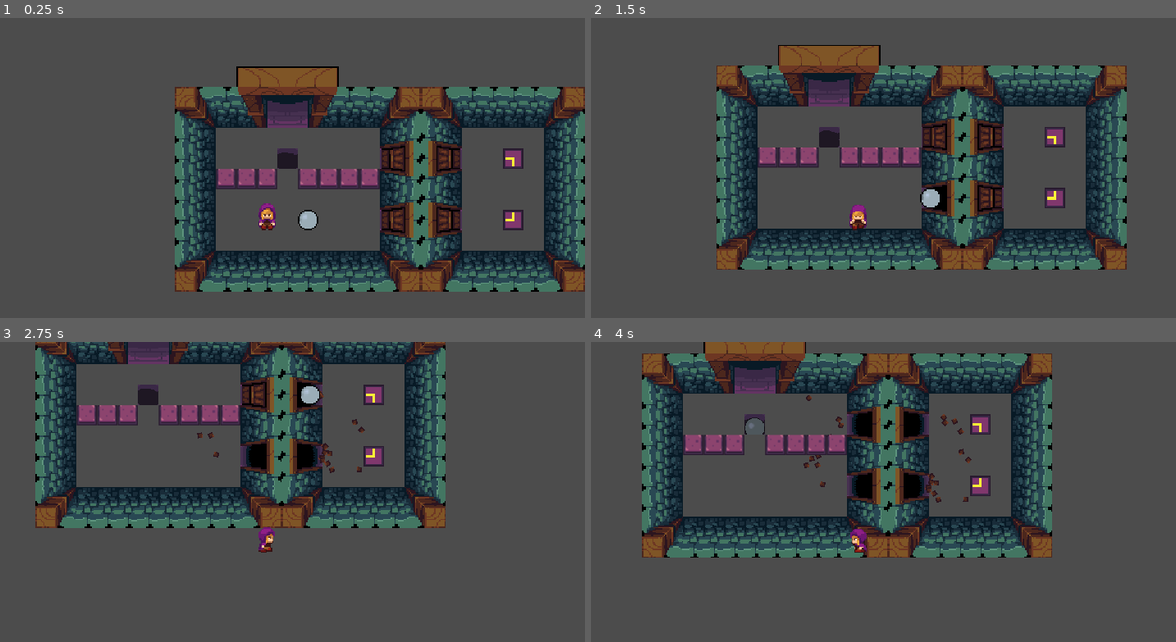
Above: before the commit, frames 1-4 (two rows, left to right).
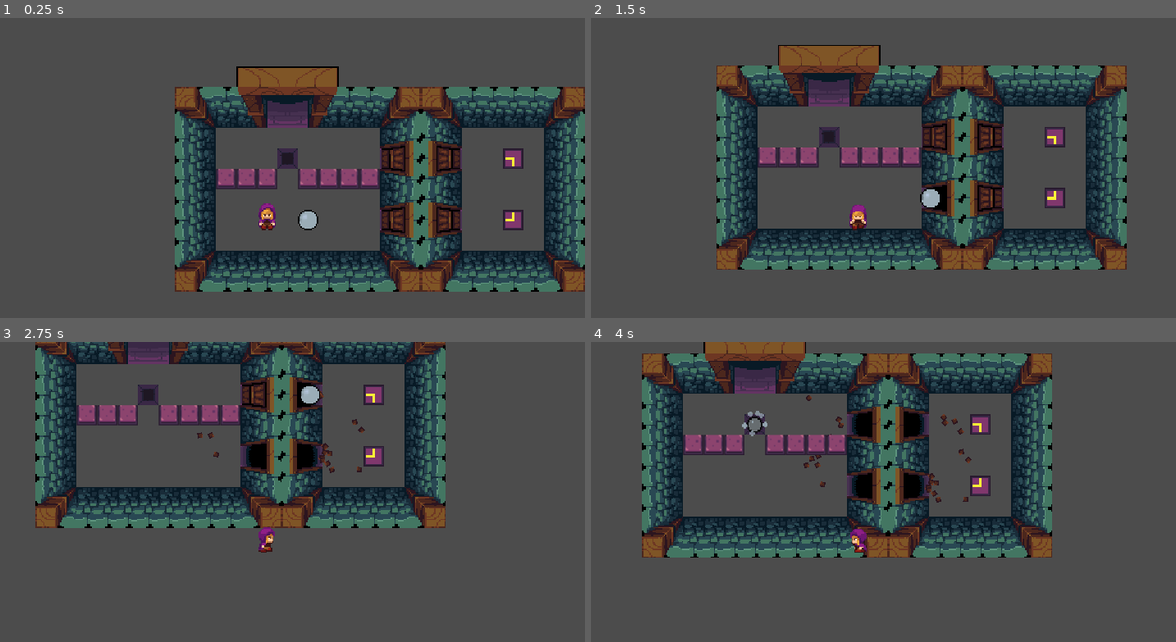
Above: after the commit, the same moments.

Repository: bc5g15/rock-push
Game: Godot game, scene res://Levels/3-2.tscn
The game is run twice, just before and just after one commit, with the same random seed, the same clock (stepped at 60 frames per second) and the same inputs. This scene is started directly instead of the project's main scene.
Inputs:
- Up to frame 1 (0.25 s): no input
- Up to frame 2 (1.5 s): tap Enter (ui_accept) at 0.5, 0.77 s; hold D (right) 0.53-1.28 s; hold S (down) from 1.28 s (still down)
- Up to frame 3 (2.75 s): tap Enter (ui_accept) at 1.52 s; release S (down) at 2.03 s; hold D (right) from 2.03 s (still down)
- Up to frame 4 (4 s): release D (right) at 2.78 s; hold W (up) 2.78-3.53 s; tap Enter (ui_accept) at 3.02, 3.77 s; hold A (left) from 3.53 s (still down)

The runs differ from the first frame. In frame 1, 0.1% of the frame differs, in the area x 47-51%, y 43-51%; in frame 2, less than 0.1%; in frame 3, less than 0.1%; in frame 4, 0.2%, in the area x 25-31%, y 22-32%.

Commit message:
Add dust cloud particles to hole

Diff:
--- a/Prefabs/Hole.tscn
+++ b/Prefabs/Hole.tscn
@@ -1,30 +1,34 @@
-[gd_scene load_steps=7 format=2]
+[gd_scene load_steps=9 format=2]
 
-[ext_resource path="res://Assets/Hole-Full.png" type="Texture" id=1]
-[ext_resource path="res://Assets/Hole-Open.png" type="Texture" id=2]
+[ext_resource path="res://Assets/SmallHoleOpen.png" type="Texture" id=1]
+[ext_resource path="res://Assets/SmallHoleFull.png" type="Texture" id=2]
 [ext_resource path="res://Prefabs/scripts/Hole.gd" type="Script" id=3]
+[ext_resource path="res://Assets/Dustmote.png" type="Texture" id=4]
 
 [sub_resource type="SpriteFrames" id=1]
 animations = [ {
-"frames": [ ExtResource( 2 ) ],
+"frames": [ ExtResource( 1 ) ],
 "loop": true,
 "name": "open",
 "speed": 5.0
 }, {
-"frames": [ ExtResource( 1 ) ],
+"frames": [ ExtResource( 2 ) ],
 "loop": true,
 "name": "full",
 "speed": 5.0
 } ]
 
 [sub_resource type="CircleShape2D" id=2]
-radius = 8.0
+radius = 4.0
 
 [sub_resource type="RectangleShape2D" id=3]
-extents = Vector2( 15.7242, 15.5263 )
+extents = Vector2( 8, 8 )
+
+[sub_resource type="Gradient" id=4]
+offsets = PoolRealArray( 0, 0.00645161, 1 )
+colors = PoolColorArray( 0, 0, 0, 1, 1, 1, 1, 1, 1, 1, 1, 0 )
 
 [node name="Hole" type="Node2D"]
-scale = Vector2( 0.5, 0.5 )
 script = ExtResource( 3 )
 
 [node name="AnimatedSprite" type="AnimatedSprite" parent="."]
@@ -33,7 +37,7 @@
 centered = false
 
 [node name="HoleFill" type="Area2D" parent="."]
-position = Vector2( 16, 16 )
+position = Vector2( 8, 8 )
 collision_layer = 0
 collision_mask = 4
 
@@ -41,10 +45,25 @@
 shape = SubResource( 2 )
 
 [node name="PlayerBlock" type="StaticBody2D" parent="."]
-position = Vector2( 16, 16 )
+position = Vector2( 8, 8 )
 collision_layer = 1024
 collision_mask = 0
 
 [node name="CollisionShape2D" type="CollisionShape2D" parent="PlayerBlock"]
 shape = SubResource( 3 )
+
+[node name="DustCloud" type="CPUParticles2D" parent="."]
+position = Vector2( 8, 8 )
+emitting = false
+lifetime = 1.5
+one_shot = true
+explosiveness = 1.0
+texture = ExtResource( 4 )
+direction = Vector2( 0, -1 )
+spread = 180.0
+gravity = Vector2( 0, -10 )
+initial_velocity = 20.0
+linear_accel = -2.0
+damping = 8.0
+color_ramp = SubResource( 4 )
 [connection signal="area_entered" from="HoleFill" to="." method="_on_HoleFill_area_entered"]
--- a/Prefabs/scripts/Hole.gd
+++ b/Prefabs/scripts/Hole.gd
@@ -5,6 +5,7 @@
 # var a = 2
 # var b = "text"
 
+onready var dustCloud = $DustCloud
 
 # Called when the node enters the scene tree for the first time.
 func _ready():
@@ -19,6 +20,7 @@
 	$AnimatedSprite.play("full")
 	$HoleFill.queue_free()
 	$PlayerBlock.queue_free()
+	dustCloud.emitting = true
 
 
 func _on_HoleFill_area_entered(area):
